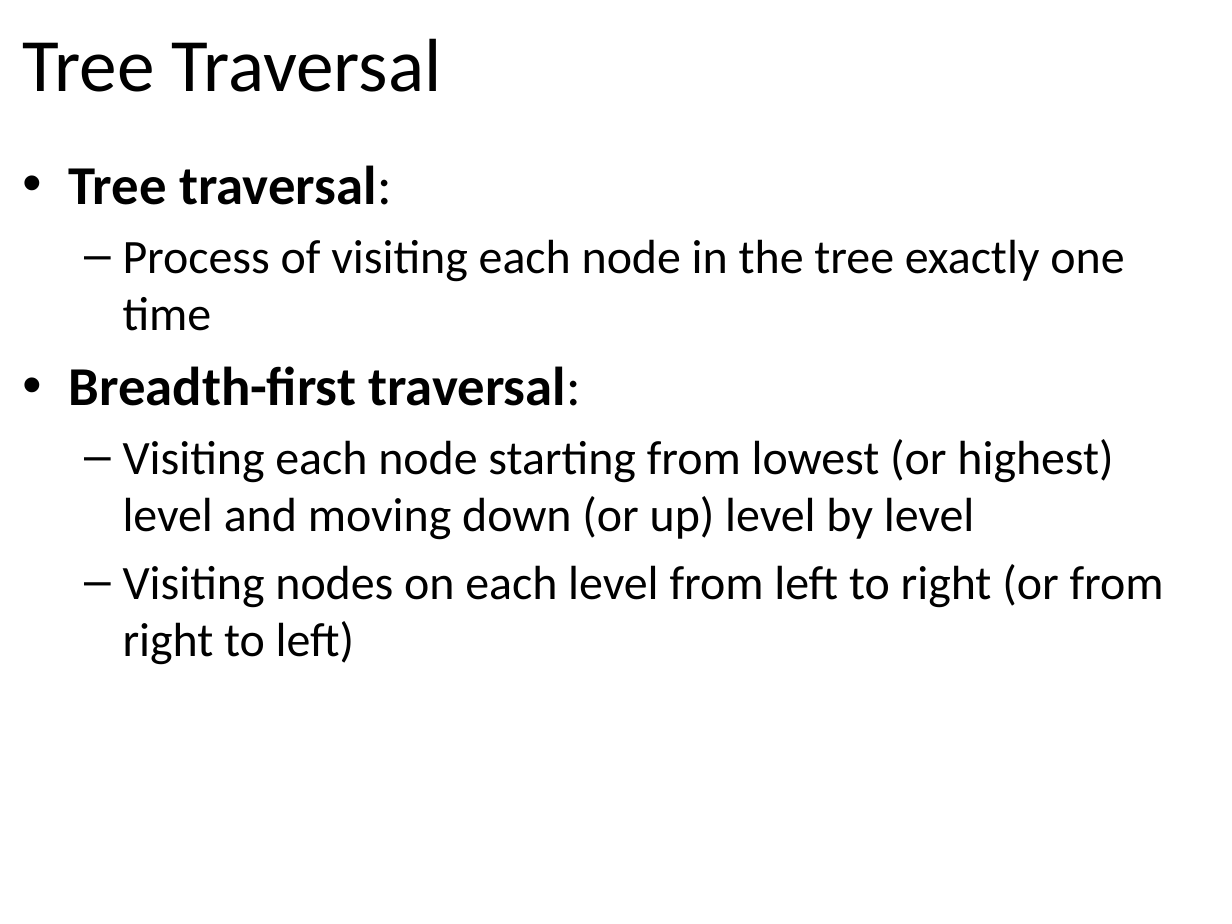
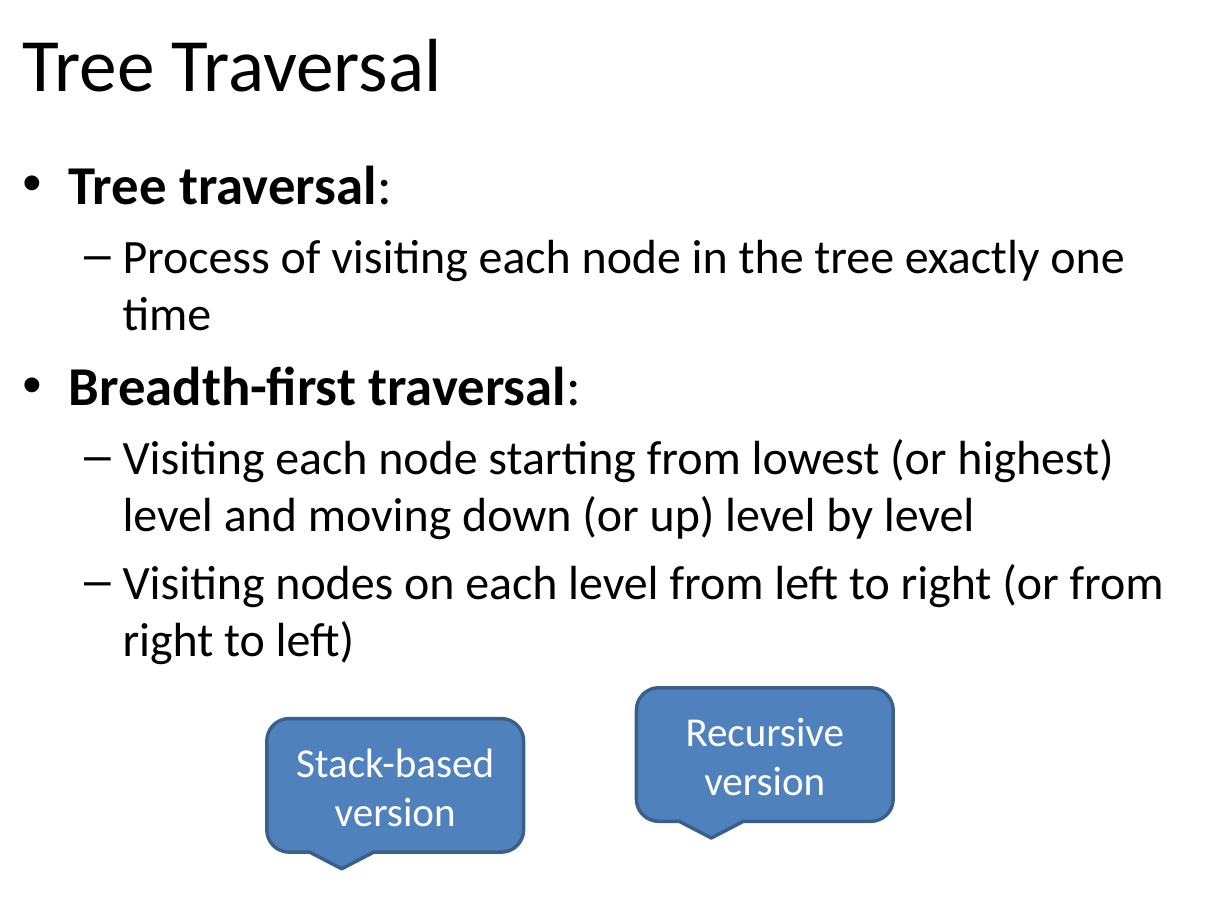
Before and after one commit to tutrunghieu/dsa-2017-java-tutorial, a slide deck: slide 15 of dsa2017-java-online/handouts/data-day05/Lecture 06 - Chapter 06 - Binary Trees - Day 1.pptx. Drawn at 1232x924 pixels with LibreOffice and Linux fonts; fonts in the diff are those of the drawing. Boxes give left, top, right and bottom in pixels: in the first picture for what was removed or moved away, otherwise in the second. Text is boxed around its words. In the diff, an @@ line names an element or a change of style, - is before the commit and + after.

```diff
--- a/dsa2017-java-online/handouts/data-day05/Lecture 06 - Chapter 06 - Binary Trees - Day 1.pptx
+++ b/dsa2017-java-online/handouts/data-day05/Lecture 06 - Chapter 06 - Binary Trees - Day 1.pptx
@@ rounded speech box added at (637,687,893,821), fill #4F81BD, outline #3A5F8C 2 pt, 24 pt, text #FFFFFF @@
+Recursive version
@@ rounded speech box added at (267,718,524,851), fill #4F81BD, outline #3A5F8C 2 pt, 24 pt, text #FFFFFF @@
+Stack-based version
```
Also in this commit, not shown: 6 other slides changed, 4 slides added, 4 slides removed, 6 other files.
